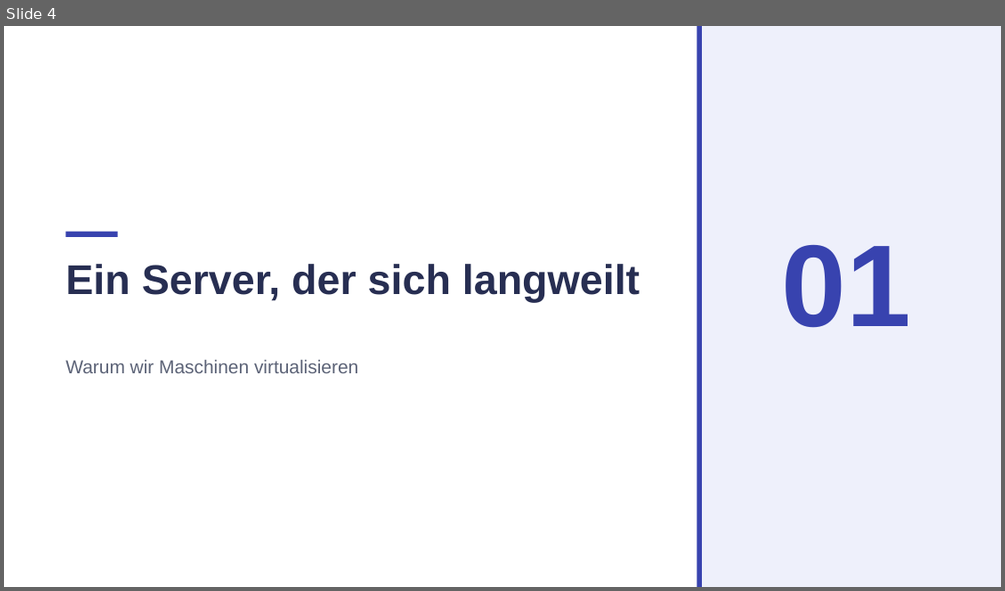
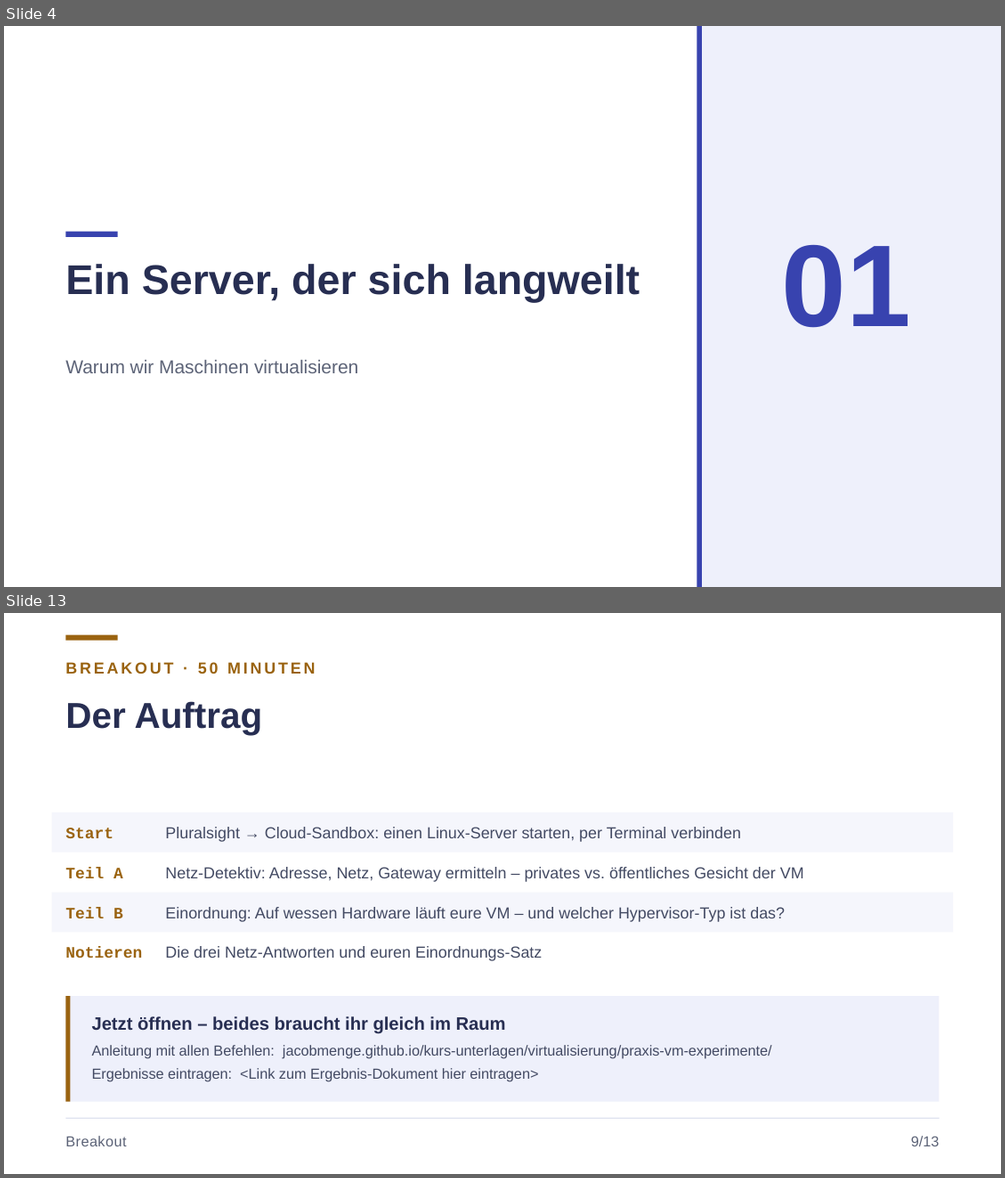
Before and after one commit to JacobMenge/kurs-unterlagen, a slide deck: folien/04-virtualisierung.pptx. Shown one above the other, each under a label of ours: slide 4 before the commit, slides 4 and 13 after it; the slides between them are not shown. The pictures are 1005x591 and 1005x1178 pixels, drawn with LibreOffice and Linux fonts; fonts in the diff are those of the drawing. Boxes give left, top, right and bottom in pixels: in the first picture for what was removed or moved away, otherwise in the second. Text is boxed around its words. In the diff, an @@ line names an element or a change of style, - is before the commit and + after.

Commit message:
virtualisierung + docker folien

```diff
--- a/folien/04-virtualisierung.pptx
+++ b/folien/04-virtualisierung.pptx
@@ slide 13 added at (x1=4, y1=613, x2=1001, y2=1174), background #FFFFFF @@
@@ rectangle added at (x1=65, y1=635, x2=118, y2=641), fill #9A6310 @@
@@ text added at (x1=65, y1=662, x2=316, y2=674), 11.5 pt, text #9A6310, bold @@
+BREAKOUT · 50 MINUTEN
@@ text added at (x1=65, y1=701, x2=263, y2=735), 26 pt, text #272E52, bold @@
+Der Auftrag
@@ rectangle added at (x1=52, y1=812, x2=953, y2=852), fill #F5F6FC @@
@@ text added at (x1=65, y1=827, x2=113, y2=838), 11.5 pt, text #9A6310, bold @@
+Start
@@ text added at (x1=165, y1=827, x2=741, y2=842), 11.5 pt, text #434A63 @@
+Pluralsight → Cloud-Sandbox: einen Linux-Server starten, per Terminal verbinden
@@ text added at (x1=65, y1=867, x2=123, y2=878), 11.5 pt, text #9A6310, bold @@
+Teil A
@@ text added at (x1=165, y1=867, x2=804, y2=882), 11.5 pt, text #434A63 @@
+Netz-Detektiv: Adresse, Netz, Gateway ermitteln – privates vs. öffentliches Gesicht der VM
@@ rectangle added at (x1=52, y1=892, x2=953, y2=932), fill #F5F6FC @@
@@ text added at (x1=65, y1=907, x2=123, y2=918), 11.5 pt, text #9A6310, bold @@
+Teil B
@@ text added at (x1=165, y1=907, x2=785, y2=922), 11.5 pt, text #434A63 @@
+Einordnung: Auf wessen Hardware läuft eure VM – und welcher Hypervisor-Typ ist das?
@@ text added at (x1=65, y1=947, x2=142, y2=957), 11.5 pt, text #9A6310, bold @@
+Notieren
@@ text added at (x1=165, y1=946, x2=542, y2=961), 11.5 pt, text #434A63 @@
+Die drei Netz-Antworten und euren Einordnungs-Satz
@@ rectangle added at (x1=65, y1=996, x2=939, y2=1102), fill #EEF0FB @@
@@ rectangle added at (x1=65, y1=996, x2=70, y2=1102), fill #9A6310 @@
@@ text added at (x1=92, y1=1016, x2=506, y2=1034), 13 pt, text #272E52, bold @@
+Jetzt öffnen – beides braucht ihr gleich im Raum
@@ text added at (x1=92, y1=1045, x2=772, y2=1082), 10.5 pt, text #434A63 @@
+Anleitung mit allen Befehlen: jacobmenge.github.io/kurs-unterlagen/virtualisierung/praxis-vm-experimente/
+Ergebnisse eintragen: <Link zum Ergebnis-Dokument hier eintragen>
@@ line added from (65, 1119) to (939, 1119), #DFE3F0 0.75 pt @@
@@ text added at (x1=65, y1=1135, x2=126, y2=1146), 10.5 pt, text #5C6377 @@
+Breakout
@@ text added at (x1=911, y1=1135, x2=939, y2=1146), 10.5 pt, text #5C6377 @@
+9/13
```
Also in this commit, not shown: 9 slides changed, 7 other slides added, 7 slides removed, 6 other files.
